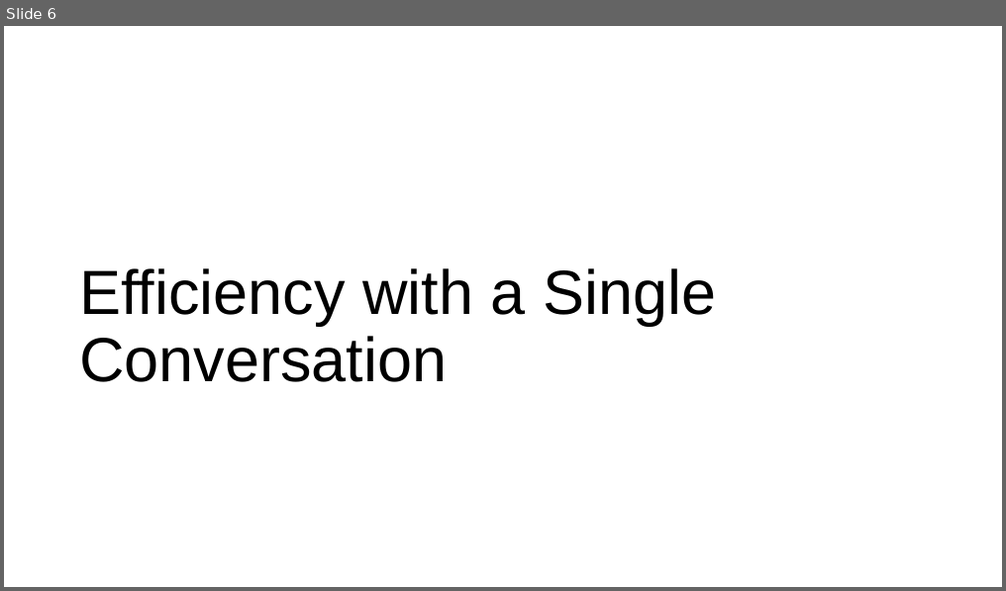
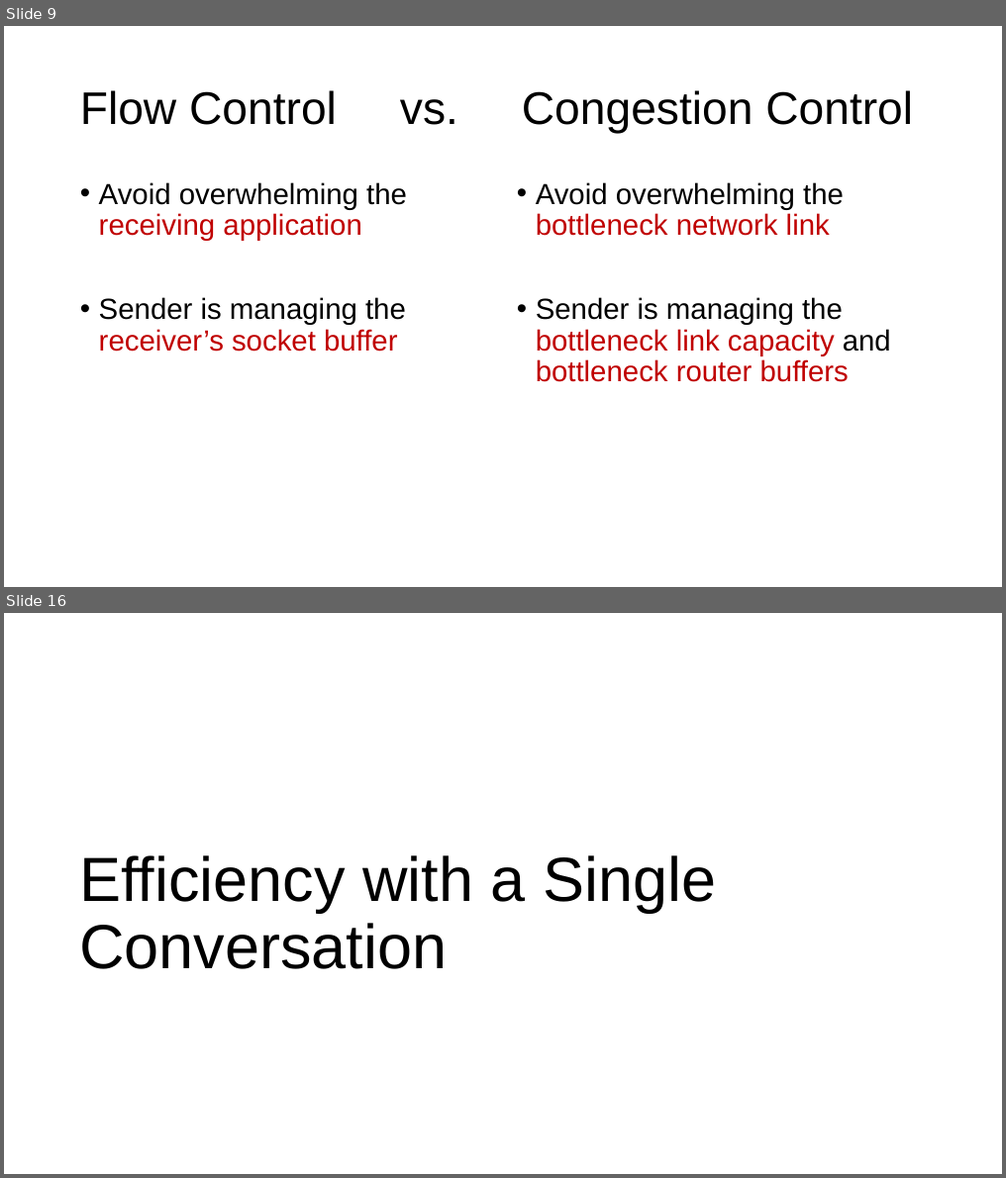
Before and after one commit to ngsrinivas/coursegen, a slide deck: ex/352-S21/staging/352-S21/lectures/transport-tcp-congestion-control-1.pptx. Shown one above the other, each under a label of ours: slide 6 before the commit, slides 9 and 16 after it; the slides between them are not shown. The pictures are 1006x591 and 1006x1178 pixels, drawn with LibreOffice and Linux fonts; fonts in the diff are those of the drawing. Boxes give left, top, right and bottom in pixels: in the first picture for what was removed or moved away, otherwise in the second. Text is boxed around its words. In the diff, an @@ line names an element or a change of style, - is before the commit and + after.

```diff
--- a/ex/352-S21/staging/352-S21/lectures/transport-tcp-congestion-control-1.pptx
+++ b/ex/352-S21/staging/352-S21/lectures/transport-tcp-congestion-control-1.pptx
@@ slide 9 added at box(4, 26, 1002, 587), background #FFFFFF @@
@@ title added at box(80, 90, 913, 134), 44 pt, text #000000 @@
+Flow Control vs. Congestion Control
@@ text added at box(99, 182, 407, 352), 28 pt, text #C00000 @@
+• Avoid overwhelming the receiving application
+• Sender is managing the receiver’s socket buffer
@@ text added at box(536, 182, 891, 382), 28 pt, text #C00000 @@
+• Avoid overwhelming the bottleneck network link
+• Sender is managing the bottleneck link capacity and bottleneck router buffers
@@ what was slide 6 is now slide 16 @@
```
Also in this commit, not shown: 4 slides changed, 11 other slides added, 2 slides removed, 4 other files.
